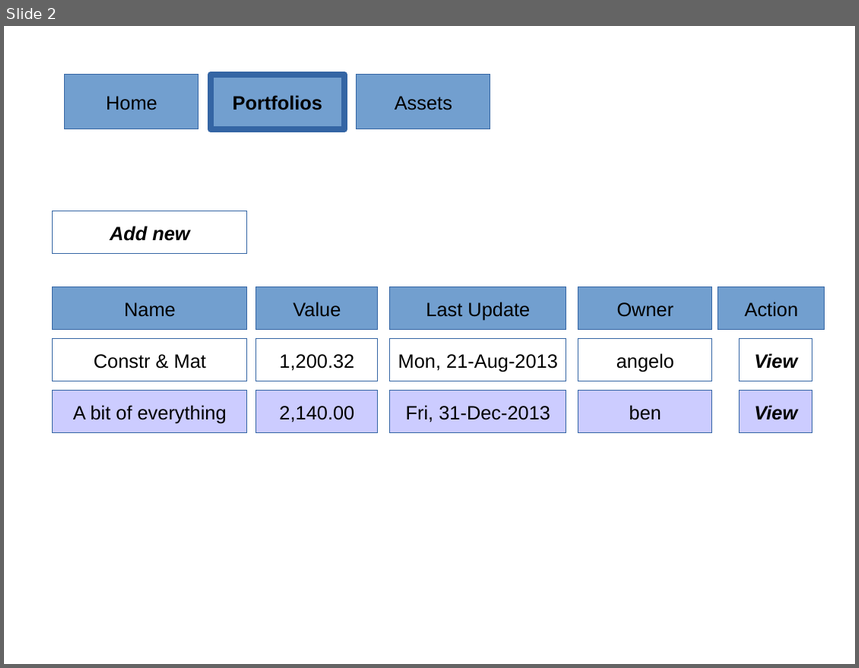
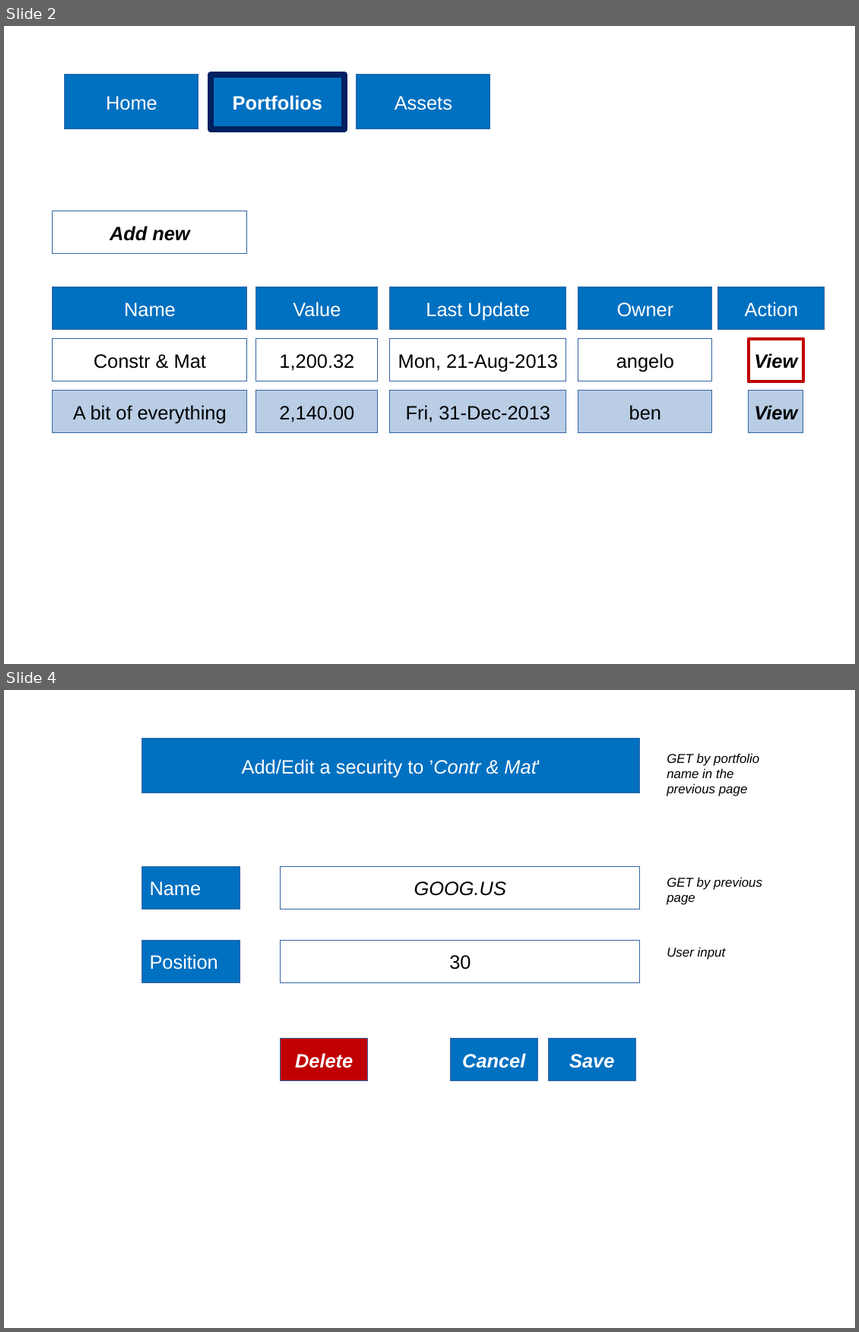
Before and after one commit to amastrobera/portfolio_mng_site, a slide deck: user_interface.pptx. Shown one above the other, each under a label of ours: slide 2 before the commit, slides 2 and 4 after it; the slides between them are not shown. The pictures are 859x668 and 859x1332 pixels, drawn with LibreOffice and Linux fonts; fonts in the diff are those of the drawing. Boxes give left, top, right and bottom in pixels: in the first picture for what was removed or moved away, otherwise in the second. Text is boxed around its words. In the diff, an @@ line names an element or a change of style, - is before the commit and + after.

```diff
--- a/user_interface.pptx
+++ b/user_interface.pptx
@@ slide 4 added at <box>4,690,855,1328</box>, background #FFFFFF @@
@@ rectangle added at <box>142,739,640,793</box>, fill #0070C0, outline #3465A4 0.75 pt, 18 pt, text #FFFFFF @@
+Add/Edit a security to ’Contr & Mat'
@@ text added at <box>667,753,759,796</box>, 12 pt, text #000000, italic @@
+GET by portfolio name in the previous page
@@ rectangle added at <box>142,867,240,910</box>, fill #0070C0, outline #3465A4 0.75 pt, 18 pt, text #FFFFFF @@
+Name
@@ rectangle added at <box>281,867,639,910</box>, fill #FFFFFF, outline #3465A4 0.75 pt, 18 pt, text #000000, italic @@
+GOOG.US
@@ text added at <box>667,877,762,905</box>, 12 pt, text #000000, italic @@
+GET by previous page
@@ rectangle added at <box>142,940,240,983</box>, fill #0070C0, outline #3465A4 0.75 pt, 18 pt, text #FFFFFF @@
+Position
@@ rectangle added at <box>281,940,639,983</box>, fill #FFFFFF, outline #3465A4 0.75 pt, 18 pt, text #000000 @@
+30
@@ text added at <box>667,947,726,960</box>, 12 pt, text #000000, italic @@
+User input
@@ rectangle added at <box>281,1039,368,1081</box>, fill #C00000, outline #3465A4 0.75 pt, 18 pt, text #FFFFFF, bold, italic @@
+Delete
@@ rectangle added at <box>450,1039,538,1081</box>, fill #0070C0, outline #3465A4 0.75 pt, 18 pt, text #FFFFFF, bold, italic @@
+Cancel
@@ rectangle added at <box>549,1039,636,1081</box>, fill #0070C0, outline #3465A4 0.75 pt, 18 pt, text #FFFFFF, bold, italic @@
+Save
@@ slide 2 changed as well @@
@@ rectangle "Portfolios" at <box>211,75,344,129</box>: text colour #000000 to #FFFFFF; fill #729FCF to #0070C0; outline #3465A4 5.67 pt to #002060 5.67 pt @@
@@ text colour #000000 to #FFFFFF; fill #729FCF to #0070C0 in 7 elements at <box>65,75,199,129</box>, <box>357,75,490,129</box>, <box>53,288,247,330</box>, <box>256,288,378,330</box>, <box>390,288,566,330</box>, <box>579,288,712,330</box>, <box>718,288,825,330</box> @@
@@ rectangle "View": place and size @@
-rectangle "View" at <box>740,340,813,382</box>
+rectangle "View" at <box>750,340,804,382</box>
@@ rectangle "View" at <box>750,340,804,382</box>: outline #3465A4 0.75 pt to #C00000 3.25 pt @@
@@ fill #CCCCFF to #B9CDE5 in 5 elements at <box>53,391,247,433</box>, <box>256,391,378,433</box>, <box>390,391,566,433</box>, <box>579,391,712,433</box>, <box>750,391,804,433</box> @@
@@ rectangle "View": place and size @@
-rectangle "View" at <box>740,391,813,433</box>
+rectangle "View" at <box>750,391,804,433</box>
```
Also in this commit, not shown: 2 other slides changed.
